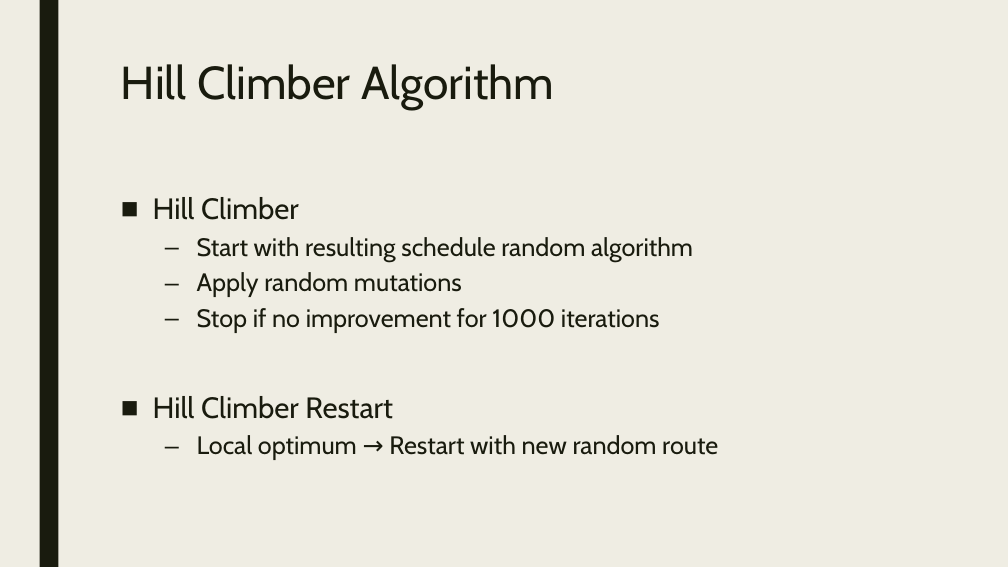
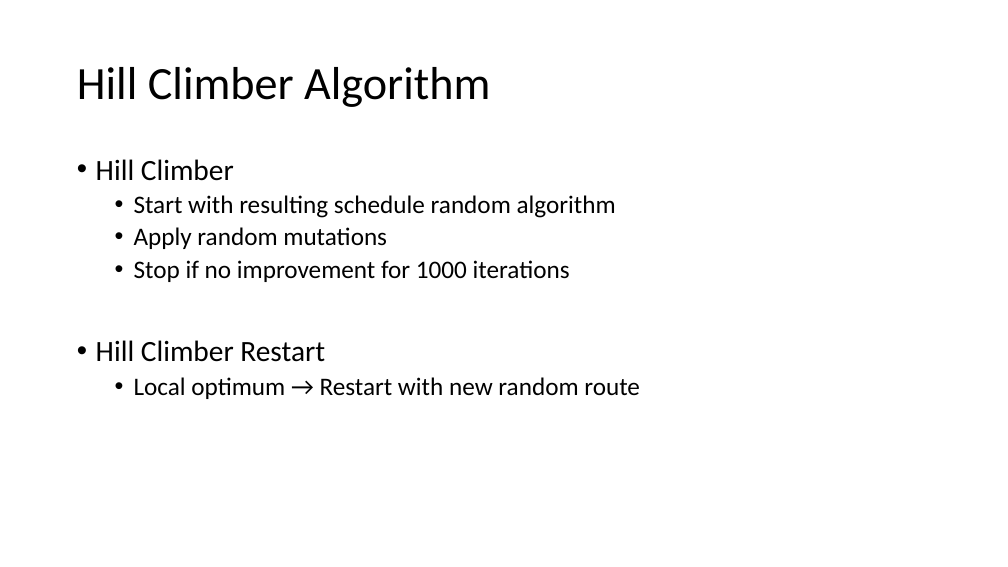
Before and after one commit to WouterDuijn/heuristic, a slide deck: slide 6 of doc/Mokum Airways.pptx (slide 5 before the commit). Drawn at 1008x567 pixels with LibreOffice and Linux fonts; fonts in the diff are those of the drawing. Boxes give left, top, right and bottom in pixels: in the first picture for what was removed or moved away, otherwise in the second. Text is boxed around its words. In the diff, an @@ line names an element or a change of style, - is before the commit and + after.

```diff
--- a/doc/Mokum Airways.pptx
+++ b/doc/Mokum Airways.pptx
@@ background #EFEDE3 to #FFFFFF @@
@@ rectangle removed at [39,0,58,567] @@
@@ title "Hill Climber Algorithm": place and size @@
-title "Hill Climber Algorithm" at [121,64,554,110]
+title "Hill Climber Algorithm" at [77,67,490,107]
@@ title "Hill Climber Algorithm" at [77,67,490,107]: font Cabin to Calibri, text colour #191B0E to #000000; line spacing 0.89 to 0.9; vertical alignment top to middle @@
@@ text "Hill Climber": place and size @@
-text "Hill Climber" at [153,197,718,460]
+text "Hill Climber" at [96,159,640,399]
@@ text "Hill Climber" at [96,159,640,399]: font Cabin to Calibri, text colour #191B0E to #000000; bullet ■ to •; line spacing 0.94 to 0.9; less space between paragraphs; bullet – to • @@
```
Also in this commit, not shown: 11 other slides changed, 1 slide added, 1 slide removed.
